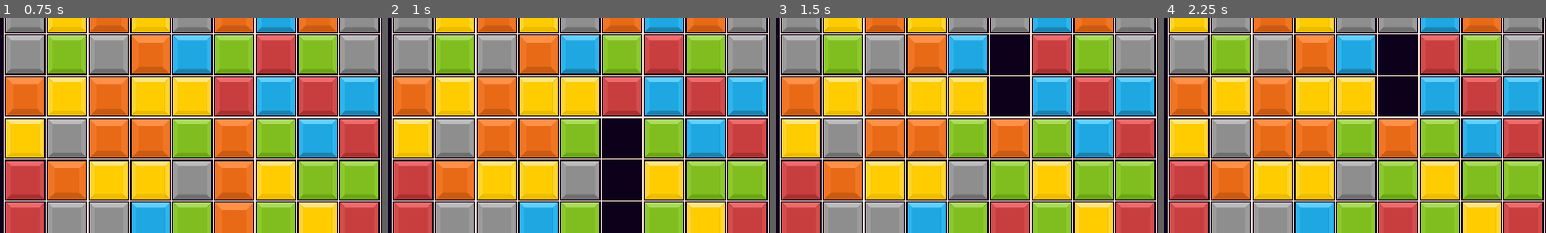
Above: before the commit, frames 1-4 (left to right).
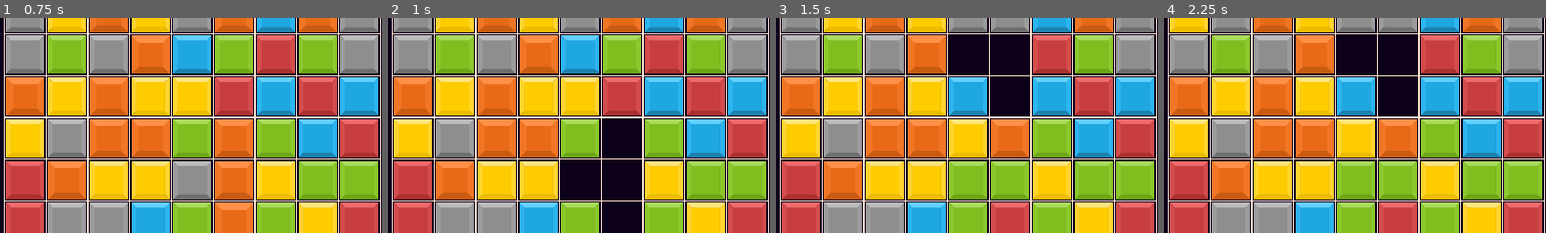
Above: after the commit, the same moments.

Repository: bonsaipropaganda/match-3-with-a-twist
Game: Godot game, scene res://Content/main.tscn
Same seed, same stepped clock (60 frames per second), same inputs: the game is played once before the commit and once after it. The engine's default icon, where the game draws it, is replaced by a stand-in: a white triangle on a blue panel in a dark square.
Inputs (mouse positions are % of the whole screen's width and height, from its top left):
- Up to frame 1 (0.75 s): click (20, 60) at 0.5 s
- Up to frame 2 (1 s): no input
- Up to frame 3 (1.5 s): move the mouse to (32, 20) at 1.27 s; press the mouse at (32, 20) at 1.28 s
- Up to frame 4 (2.25 s): tap Enter at 2 s; move the mouse to (37, 20) at 2.02 s; release the mouse at (37, 20) at 2.03 s; click (37, 20) at 2.1 s
The pictures show only the part of the screen within x 28-78%, y 21-71%; the shares and areas given below are measured in that part.

Frame 1 is identical in both runs. In frame 2, 1.8% of the frame differs, in the area x 45-56%, y 66-85%; in frame 3, 7.1%, in the area x 45-56%, y 8-85%; in frame 4, 7.1%.

Commit message:
fixed grey tiles breaking on adjacent

Diff:
--- a/Content/Grid/grid.gd
+++ b/Content/Grid/grid.gd
@@ -213,7 +213,7 @@
 				if Tile.TileStats.BREAK_ON_ADJACENT_MATCH in Tile.tile_stats[tile.tile_type]:
 					for free in to_free:
 						if tile.grid_pos.distance_to(Vector2(free[1],free[2])) == 1:
-							to_check.append([tile.tile_type, tile.grid_pos.x, tile.grid_pos.y])
+							to_free.append([tile.tile_type, tile.grid_pos.x, tile.grid_pos.y])
 #	to_free += to_check
 	return to_free
 
